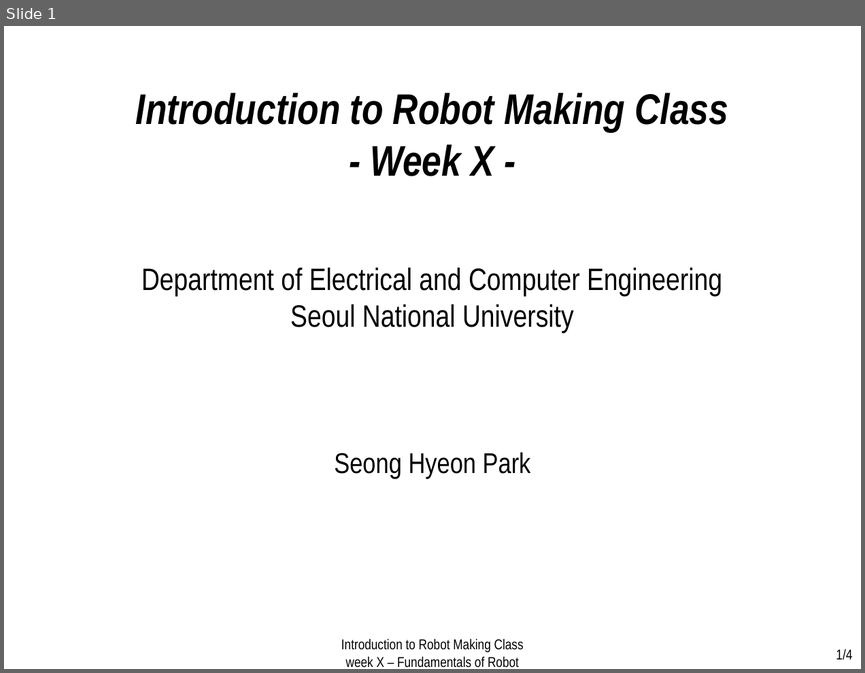
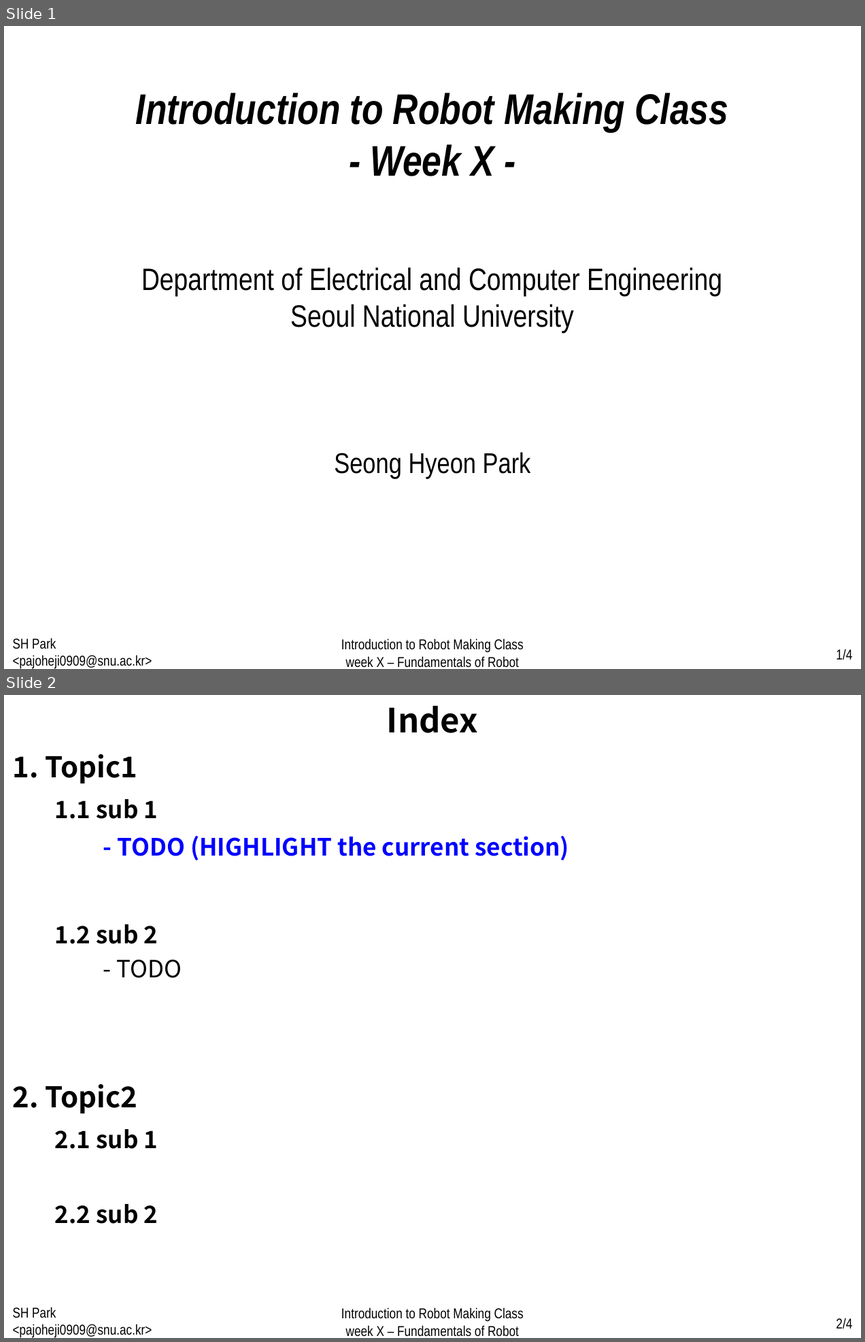
Before and after one commit to WhenTheyCry96/RobotTutorial, a slide deck: PPT/template.pptx. Shown one above the other, each under a label of ours: slide 1 before the commit, slides 1 and 2 after it. The pictures are 865x673 and 865x1342 pixels, drawn with LibreOffice and Linux fonts; fonts in the diff are those of the drawing. Boxes give left, top, right and bottom in pixels: in the first picture for what was removed or moved away, otherwise in the second. Text is boxed around its words. In the diff, an @@ line names an element or a change of style, - is before the commit and + after.

Commit message:
week 1 ppt upload

```diff
--- a/PPT/template.pptx
+++ b/PPT/template.pptx
@@ slide 2 added at [4, 695, 861, 1338], background #FFFFFF @@
@@ text added at [387, 706, 478, 733], 28 pt, text #000000, bold @@
+Index
@@ text added at [13, 754, 137, 783], 24 pt, text #000000, bold @@
+1. Topic1
@@ text added at [55, 799, 158, 819], 20 pt, text #000000, bold @@
+1.1 sub 1
@@ text added at [117, 836, 569, 860], 20 pt, text #0000FF, bold @@
+- TODO (HIGHLIGHT the current section)
@@ text added at [55, 924, 158, 944], 20 pt, text #000000, bold @@
+1.2 sub 2
@@ text added at [116, 960, 181, 978], 20 pt, text #000000 @@
+- TODO
@@ text added at [13, 1084, 137, 1113], 24 pt, text #000000, bold @@
+2. Topic2
@@ text added at [55, 1129, 158, 1149], 20 pt, text #000000, bold @@
+2.1 sub 1
@@ text added at [55, 1204, 158, 1223], 20 pt, text #000000, bold @@
+2.2 sub 2
@@ text added at [13, 1306, 152, 1338], 12 pt, text #000000 @@
+SH Park <pajoheji0909@snu.ac.kr>
@@ text added at [341, 1307, 524, 1336], 12 pt, text #000000 @@
+Introduction to Robot Making Class
+week X – Fundamentals of Robot
@@ page number added at [836, 1318, 852, 1329], 12 pt, text #000000 @@
+2/4
@@ slide 1 changed as well @@
@@ text added at [13, 637, 152, 669], 12 pt, text #000000 @@
+SH Park <pajoheji0909@snu.ac.kr>
```
Also in this commit, not shown: 1 other slide changed, 5 other files.
